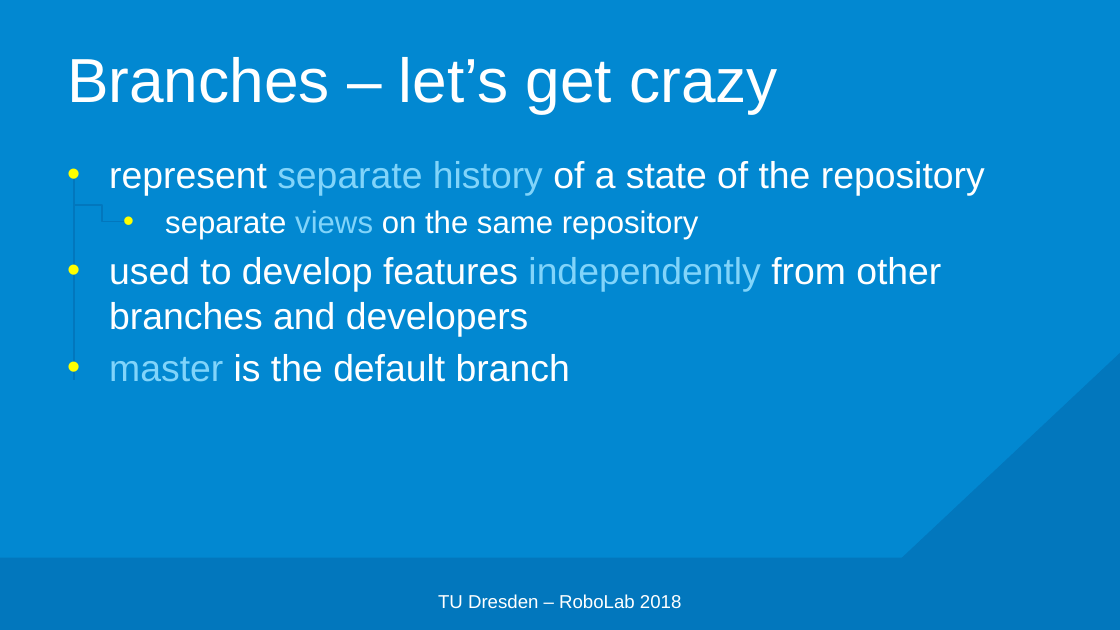
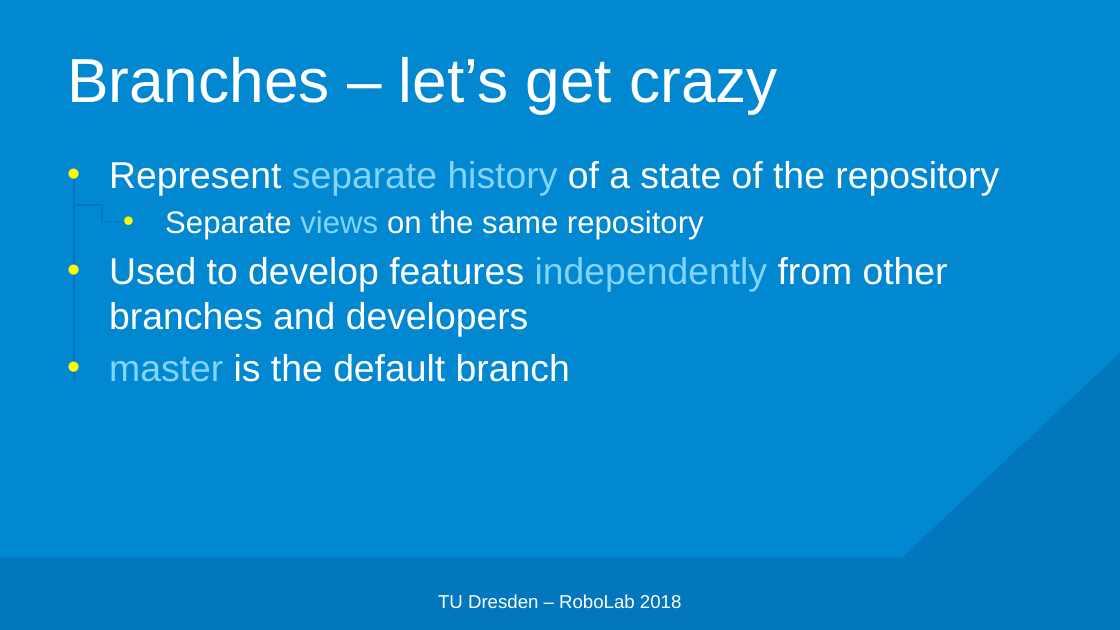
Before and after one commit to edisontrent1337/gitslides, a slide deck: slide 31 of Git.pptx. Drawn at 1120x630 pixels with LibreOffice and Linux fonts; fonts in the diff are those of the drawing; background and template pictures are left out. Boxes give left, top, right and bottom in pixels: in the first picture for what was removed or moved away, otherwise in the second. Text is boxed around its words. In the diff, an @@ line names an element or a change of style, - is before the commit and + after.

```diff
--- a/Git.pptx
+++ b/Git.pptx
@@ text at bbox=[109, 161, 999, 336]: text changed @@
-• represent separate history of a state of the repository
-  • separate views on the same repository
-• used to develop features independently from other branches and developers
+• Represent separate history of a state of the repository
+  • Separate views on the same repository
+• Used to develop features independently from other branches and developers
```
Also in this commit, not shown: 26 other slides changed, 1 other file.
